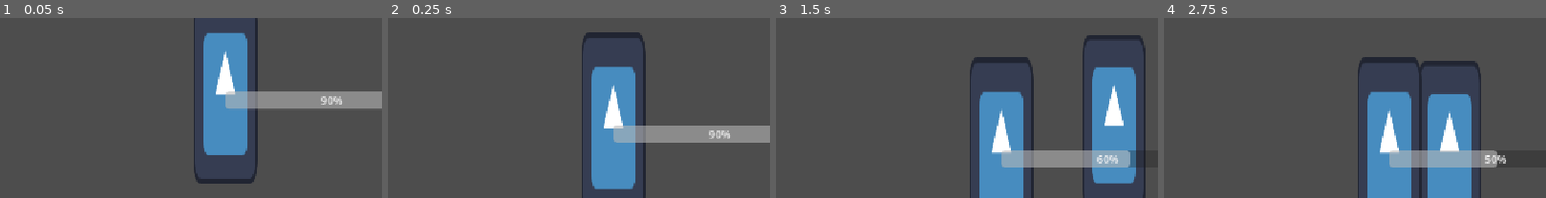
Above: before the commit, frames 1-4 (left to right).
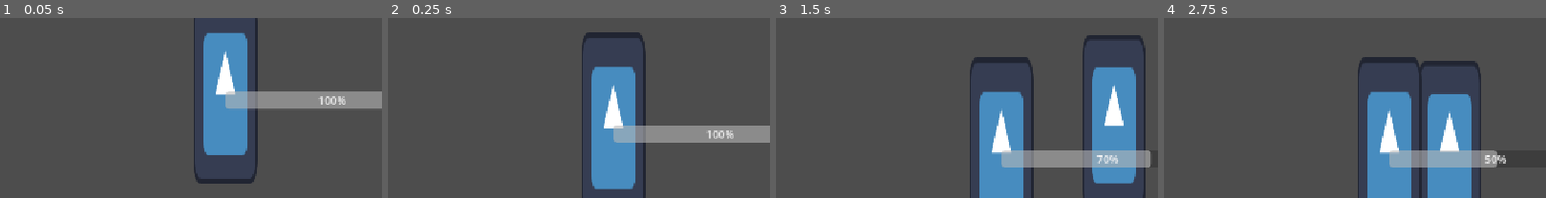
Above: after the commit, the same moments.

Repository: notfroogs/Sardine-Studio
Game: Godot game, scene res://scenes/fighter_main.tscn
Two runs of this game, one before a commit and one after it. Both use one fixed random seed, a clock stepped at 60 frames per second and the inputs below. The project has no main scene, so this scene is started directly. The engine's default icon, where the game draws it, is replaced by a stand-in: a white triangle on a blue panel in a dark square.
Inputs:
- Up to frame 1 (0.05 s): no input
- Up to frame 2 (0.25 s): no input
- Up to frame 3 (1.5 s): tap Enter (ui_accept) at 0.5 s; hold X (attack) 0.53-1.28 s; hold Right (move_right) from 0.53 s (still down); tap Space (jump) at 0.77 s; tap X (attack) at 1.35 s
- Up to frame 4 (2.75 s): tap Space (jump) at 1.52 s; tap Enter (ui_accept) at 2 s; release Right (move_right) at 2.03 s; hold Left (move_left) from 2.03 s (still down); hold X (attack) from 2.03 s (still down); tap Down (crouch) at 2.1 s
The pictures show only the part of the screen within x 50-100%, y 36-85%; the shares and areas given below are measured in that part.

The runs differ from the first frame. In frame 1, 0.2% of the frame differs, in the area x 83-91%, y 43-49%; in frame 2, 0.2%; in frame 3, 0.6%, in the area x 84-98%, y 73-84%; in frame 4, nothing differs.

Commit message:
hitbox+input progress

Diff:
--- a/sardine-studio/scenes/enemy_hp_bar.tscn
+++ b/sardine-studio/scenes/enemy_hp_bar.tscn
@@ -1,6 +1,6 @@
 [gd_scene load_steps=2 format=3 uid="uid://b8v6mwwwyiqnn"]
 
-[ext_resource type="Script" uid="uid://7shsy8no8wlw" path="res://scenes/enemy_hp_bar.gd" id="1_eplwb"]
+[ext_resource type="Script" uid="uid://7shsy8no8wlw" path="res://scripts/enemy_hp_bar.gd" id="1_eplwb"]
 
 [node name="enemyHPBar" type="ProgressBar"]
 anchors_preset = -1
--- a/sardine-studio/scenes/enemy_placeholder.tscn
+++ b/sardine-studio/scenes/enemy_placeholder.tscn
@@ -1,7 +1,7 @@
 [gd_scene load_steps=8 format=3 uid="uid://ca03l6ss6iv6b"]
 
 [ext_resource type="Texture2D" uid="uid://bp7edp0i1do48" path="res://icon.svg" id="1_4v77h"]
-[ext_resource type="Script" uid="uid://mqijhuq3ivb6" path="res://scenes/enemy_placeholder.gd" id="1_yo5jk"]
+[ext_resource type="Script" uid="uid://mqijhuq3ivb6" path="res://scripts/enemy_placeholder.gd" id="1_yo5jk"]
 [ext_resource type="Script" uid="uid://cvhgxju4s2tc" path="res://scripts/hurtbox.gd" id="3_hsqvu"]
 [ext_resource type="Script" uid="uid://cqbw3gif5ip1p" path="res://scripts/hitbox.gd" id="3_muyt2"]
 
@@ -24,18 +24,18 @@
 shape = SubResource("CircleShape2D_hsqvu")
 
 [node name="hitBox" type="Area2D" parent="."]
-scale = Vector2(0.9732428, 0.856293)
+scale = Vector2(0.34088573, 0.8235163)
 collision_layer = 4
 collision_mask = 8
 script = ExtResource("3_muyt2")
 
 [node name="CollisionShape2D" type="CollisionShape2D" parent="hitBox"]
-scale = Vector2(4.0435505, 14.227953)
+scale = Vector2(11.732889, 14.640734)
 shape = SubResource("RectangleShape2D_hsqvu")
 debug_color = Color(0.9785754, 0.021099798, 0.38234228, 0.41960785)
 
 [node name="hurtbox" type="Area2D" parent="."]
-scale = Vector2(1.1950028, 0.9851947)
+scale = Vector2(1.8754647, 0.8973774)
 collision_mask = 2
 script = ExtResource("3_hsqvu")
 
@@ -50,3 +50,4 @@
 value = 100.0
 
 [connection signal="body_entered" from="hitBox" to="." method="_on_hit_box_body_entered"]
+[connection signal="body_exited" from="hitBox" to="." method="_on_hit_box_body_exited"]
--- a/sardine-studio/scenes/fighter_main.tscn
+++ b/sardine-studio/scenes/fighter_main.tscn
@@ -10,7 +10,7 @@
 [node name="fighterMain" type="Node2D"]
 script = ExtResource("1_ln0nl")
 
-[node name="fighterPlayer" parent="." instance=ExtResource("1_3atyq")]
+[node name="fighterPlayer" parent="." groups=["playerF"] instance=ExtResource("1_3atyq")]
 position = Vector2(129, 325)
 
 [node name="StaticBody2D" type="StaticBody2D" parent="."]
--- a/sardine-studio/scenes/enemy_placeholder.gd
+++ b/sardine-studio/scripts/enemy_placeholder.gd
@@ -1,4 +1,4 @@
-extends CharacterBody2D
+class_name Enemy extends CharacterBody2D
 
 
 const SPEED = 300.0
@@ -6,7 +6,8 @@
 
 
 @onready var progress_bar: ProgressBar = $enemybar
-
+@onready var hitbox: CollisionShape2D = $hitBox/CollisionShape2D
+var in_hit_box := false
 
 func _physics_process(delta: float) -> void:
 	# Add the gravity.
@@ -27,6 +28,7 @@
 
 	move_and_slide()
 
+
 func _ready() -> void:
 	progress_bar.value = 100
 	#_win()
@@ -42,9 +44,15 @@
 
 
 func _on_fighter_player_player_hit() -> void:
-	#if _on_hit_box_body_entered():
-		take_dammage(10)
+	#if in_hit_box==false:
+		#return
+	take_dammage(10)
+
+func _on_hit_box_body_entered(_body: Player) -> void:
+	in_hit_box = true
+	#if _body is Player and Input.is_action_pressed("hit"):
+		#_on_fighter_player_player_hit()
 
 
-func _on_hit_box_body_entered(body: Player) -> void:
-	pass
+func _on_hit_box_body_exited(_body: Player) -> void:
+	in_hit_box = false
--- a/sardine-studio/scripts/fighter_player.gd
+++ b/sardine-studio/scripts/fighter_player.gd
@@ -35,12 +35,14 @@
 		velocity.x = move_toward(velocity.x, 0, SPEED)
 
 	move_and_slide()
+func _ready() -> void:
+	pass
 
 func _input(event: InputEvent) -> void:
 	if event.is_action_pressed("attack"):
 		print("hit")
 		emit_signal("player_hit")
-	hurtbox.set_deferred("disable", true)
+		hurtbox.set_deferred("disable", true)
 	if hurtbox.disabled == true:
 		print("noHitnox")
 
--- a/sardine-studio/scripts/hitbox.gd
+++ b/sardine-studio/scripts/hitbox.gd
@@ -3,5 +3,6 @@
 @export var dammage := 10
 
 func _init() -> void:
-	collision_layer = 2
-	collision_mask = 1
+	#collision_layer = 2
+	#collision_mask = 1
+	pass
--- a/sardine-studio/scripts/hurtbox.gd
+++ b/sardine-studio/scripts/hurtbox.gd
@@ -1,8 +1,9 @@
 class_name HurtBox extends Area2D
 
 func _init() -> void:
-	collision_layer = 0
-	collision_mask = 2
+	#collision_layer = 0
+	#collision_mask = 2
+	pass
 
 func _ready() -> void:
 	area_entered.connect(self._on_area_entered)
Renamed: sardine-studio/scenes/enemy_hp_bar.gd -> sardine-studio/scripts/enemy_hp_bar.gd
Renamed: sardine-studio/scenes/enemy_hp_bar.gd.uid -> sardine-studio/scripts/enemy_hp_bar.gd.uid
Renamed: sardine-studio/scenes/enemy_placeholder.gd.uid -> sardine-studio/scripts/enemy_placeholder.gd.uid
